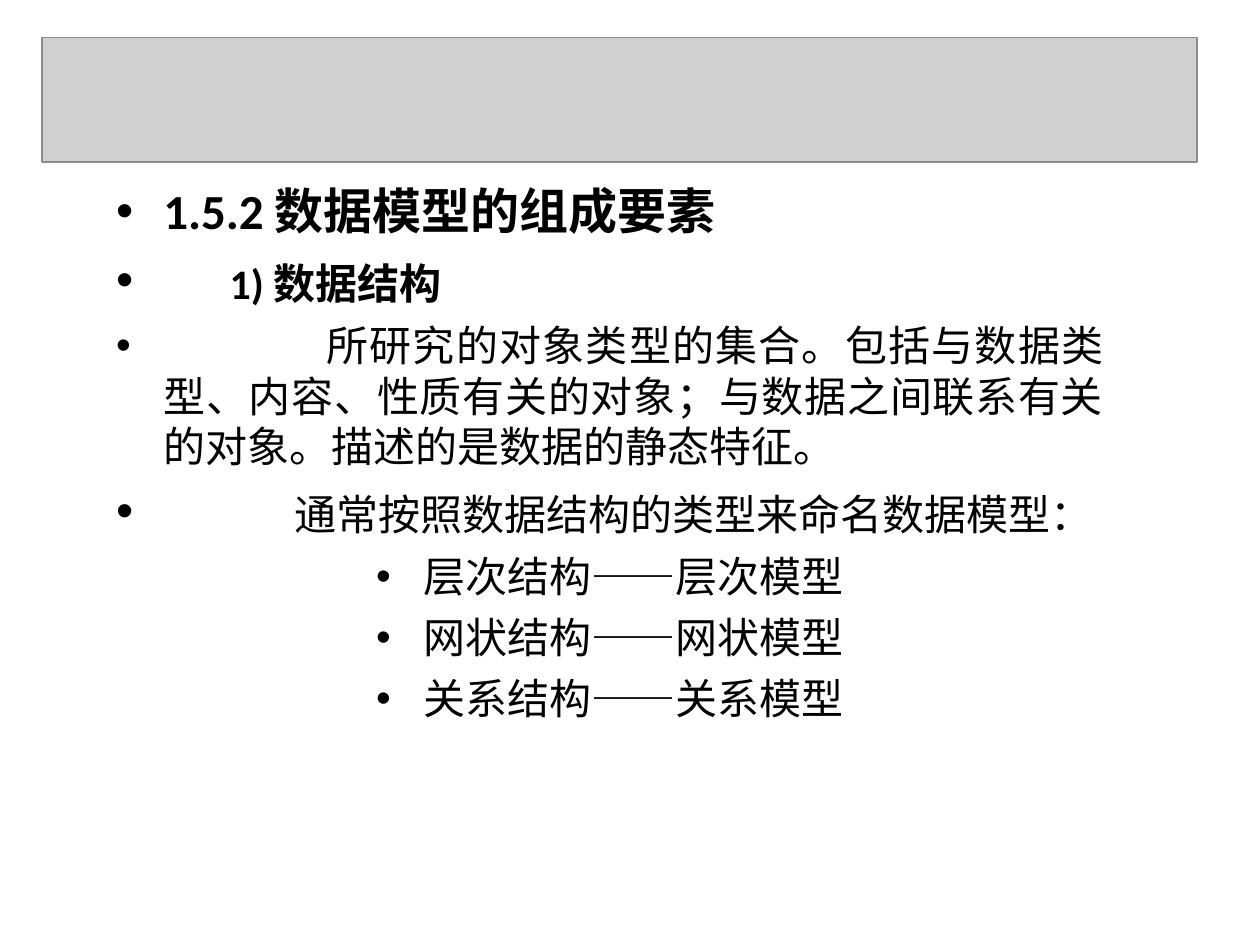
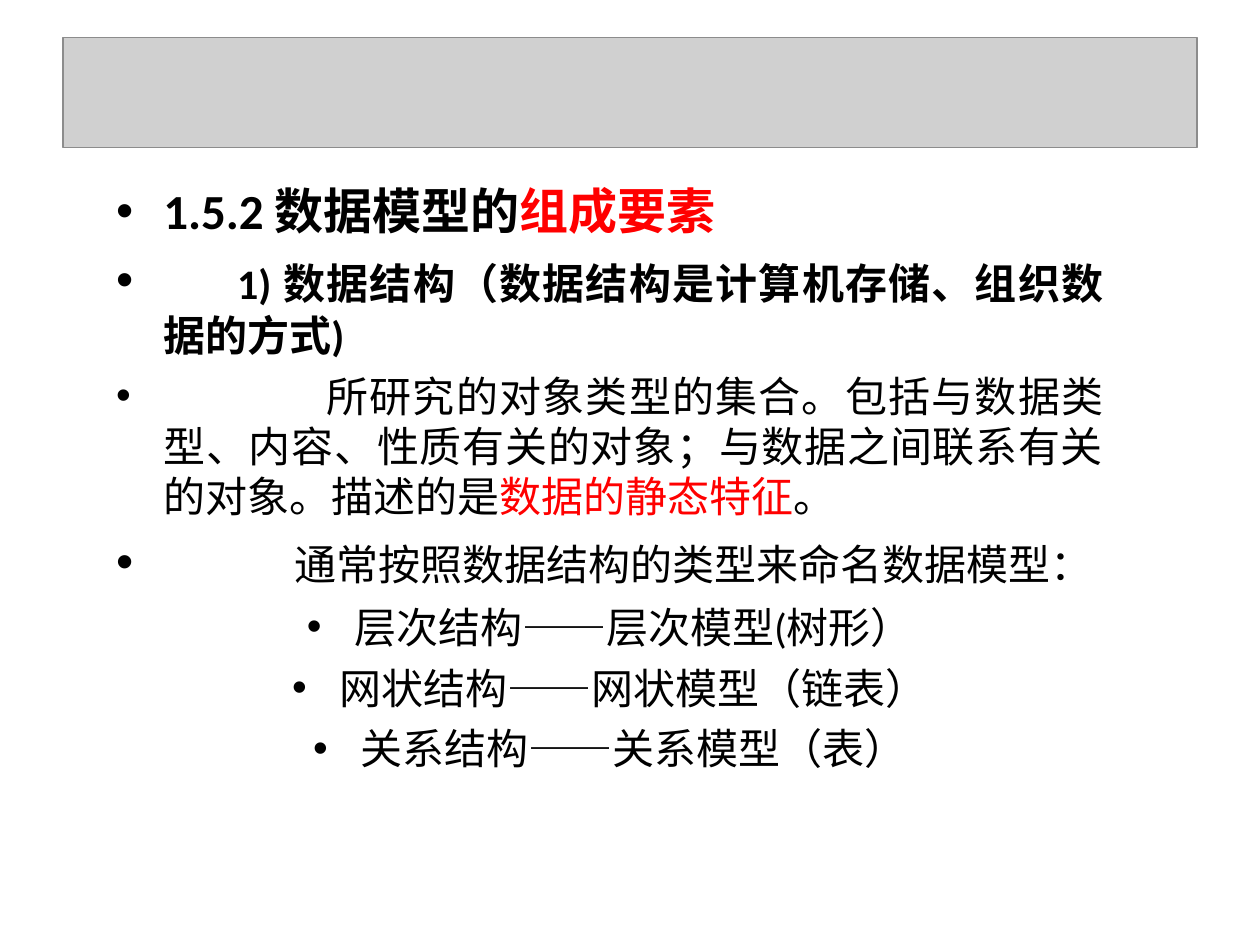
Before and after one commit to yuqingmao2019/MyWorkSpace, a slide deck: slide 42 of 数据库ppt/第1章.ppt (slide 20 before the commit). Drawn at 1260x945 pixels with LibreOffice and Linux fonts; fonts in the diff are those of the drawing; grey boxes stand for pictures; background and template pictures are left out. Boxes give left, top, right and bottom in pixels: in the first picture for what was removed or moved away, otherwise in the second. Text is boxed around its words. In the diff, an @@ line names an element or a change of style, - is before the commit and + after.

Commit message:
增加一些数据库笔记

```diff
--- a/数据库ppt/第1章.ppt
+++ b/数据库ppt/第1章.ppt
@@ picture: place and size @@
-picture at [42, 38, 1197, 163]
+picture at [63, 38, 1197, 147]
@@ text at [163, 187, 1104, 516]: text colour #000000 to #FF0000 in "数据模型的组成要素", "所研究的对象类型的集合。包括与数据类型、内容、性质有关的对象；与数据之间联系有关的对象。描述的是数据的静态特征。" @@
@@ text at [163, 263, 1103, 357]: text changed @@
-• 1) 数据结构
+• 1) 数据结构（数据结构是计算机存储、组织数据的方式)
@@ text at [339, 607, 927, 768]: text changed @@
-• 层次结构——层次模型
-• 网状结构——网状模型
-• 关系结构——关系模型
+• 层次结构——层次模型(树形）
+• 网状结构——网状模型（链表）
+• 关系结构——关系模型（表）
```
Also in this commit, not shown: 84 other slides changed, 51 slides added, 36 slides removed, 7 other files.
